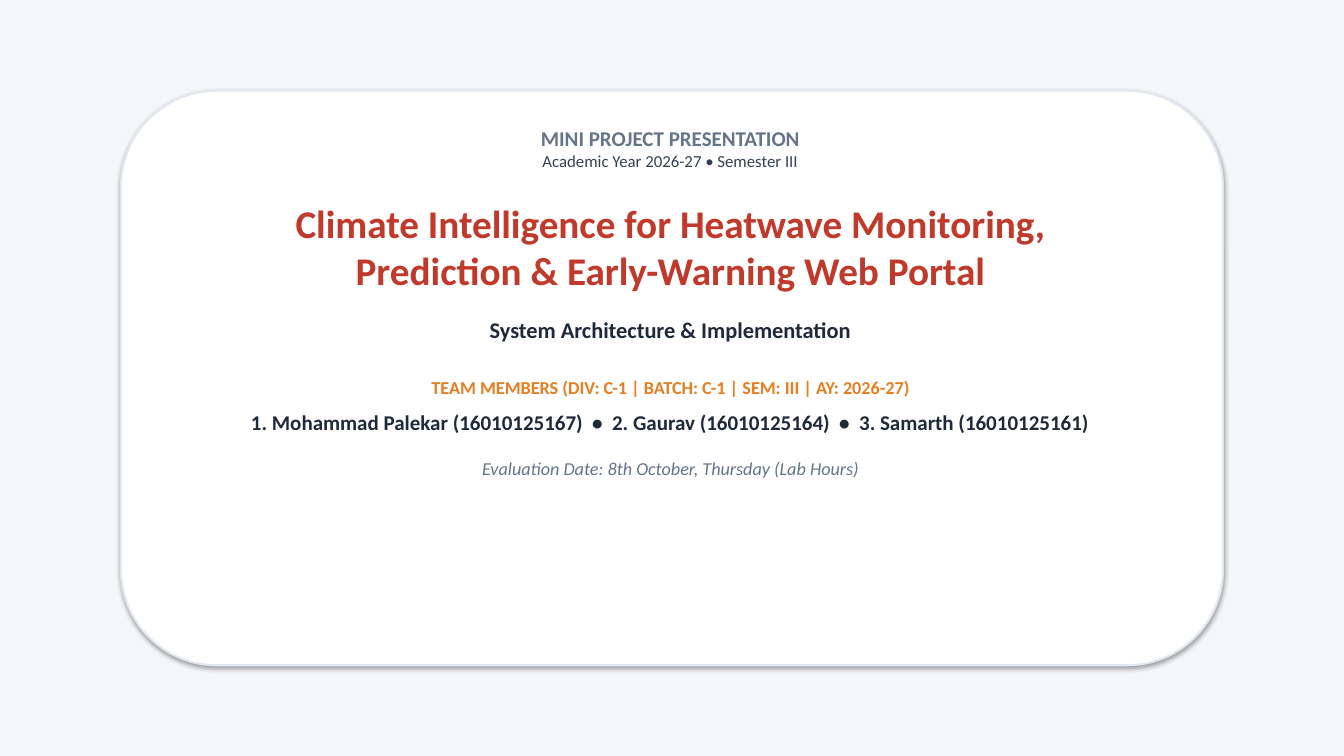
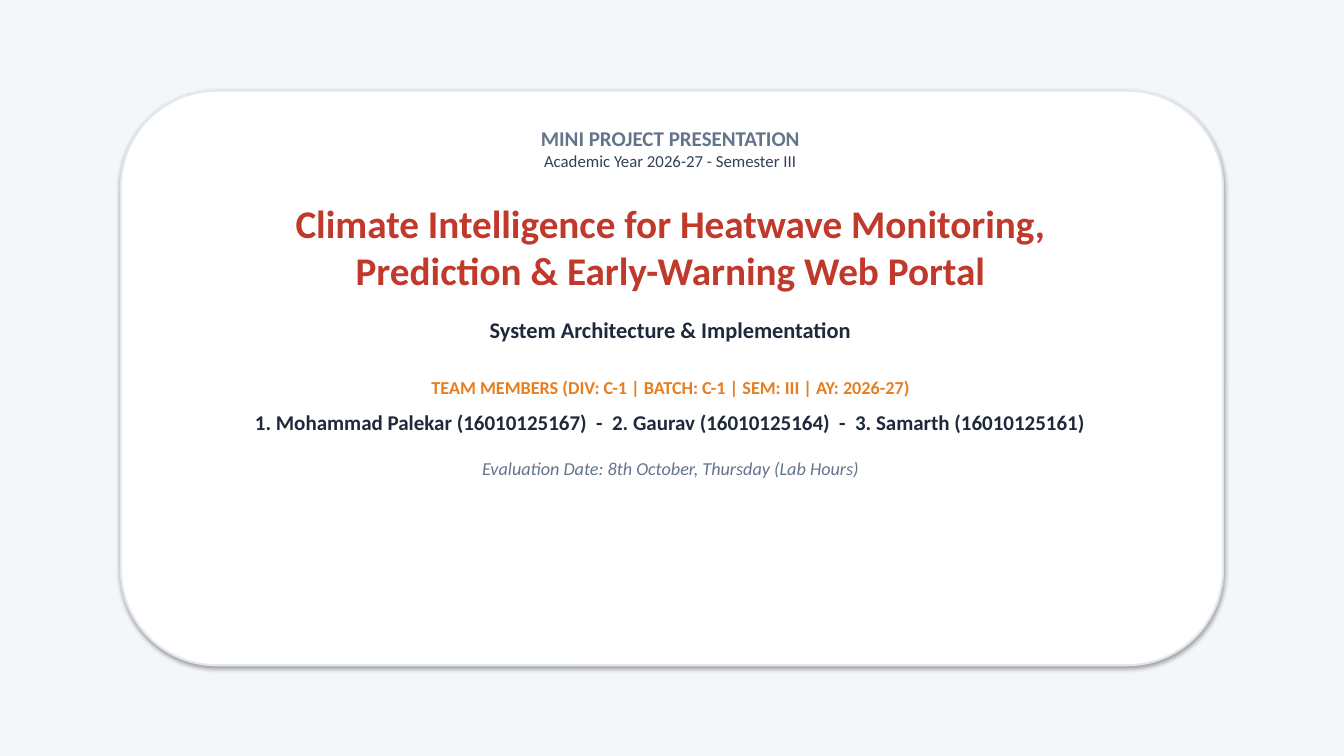
Before and after one commit to mpal3kar/heatwave-intelligence-C1, a slide deck: slide 1 of Heatwave_MiniProject_Presentation.pptx. Drawn at 1344x756 pixels with LibreOffice and Linux fonts; fonts in the diff are those of the drawing. Boxes give left, top, right and bottom in pixels: in the first picture for what was removed or moved away, otherwise in the second. Text is boxed around its words. In the diff, an @@ line names an element or a change of style, - is before the commit and + after.

```diff
--- a/Heatwave_MiniProject_Presentation.pptx
+++ b/Heatwave_MiniProject_Presentation.pptx
@@ text at (544,155,796,167): text changed @@
-Academic Year 2026-27 • Semester III
+Academic Year 2026-27 - Semester III
@@ text at (255,414,1084,433): text changed @@
-1. Mohammad Palekar (16010125167) • 2. Gaurav (16010125164) • 3. Samarth (16010125161)
+1. Mohammad Palekar (16010125167) - 2. Gaurav (16010125164) - 3. Samarth (16010125161)
```
Also in this commit, not shown: 7 other slides changed, 20 other files.
